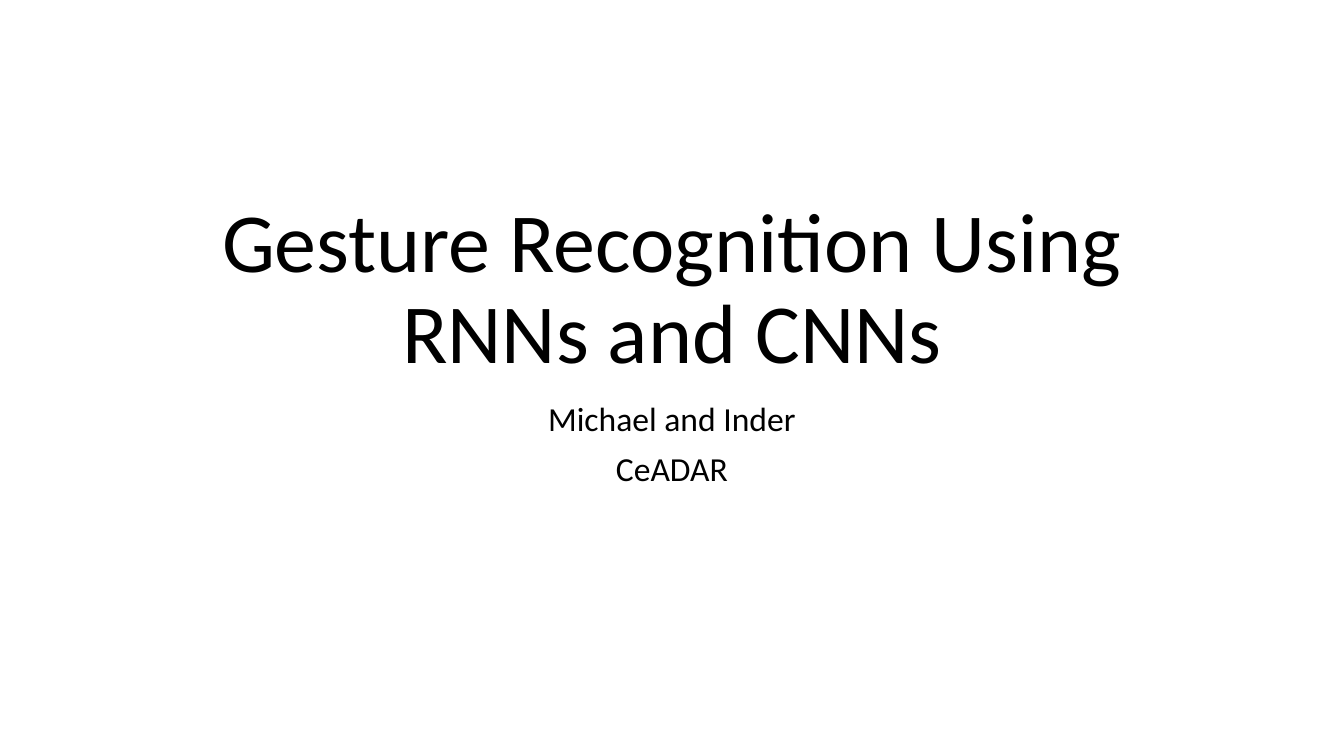
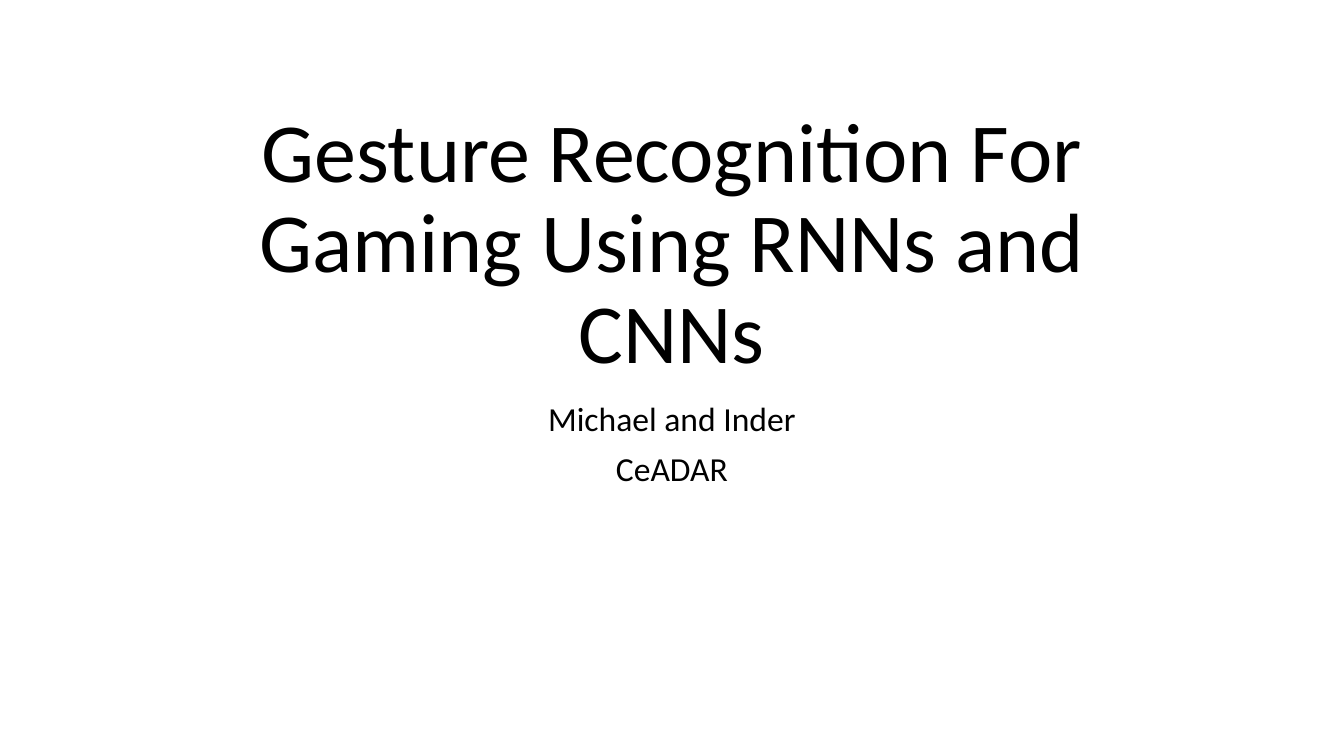
Before and after one commit to Inder95/CeADAR---Gesture-Recognition, a slide deck: slide 1 of CeADAR-Gesture_presentation.ppt. Drawn at 1344x756 pixels with LibreOffice and Linux fonts; fonts in the diff are those of the drawing. Boxes give left, top, right and bottom in pixels: in the first picture for what was removed or moved away, otherwise in the second. Text is boxed around its words. In the diff, an @@ line names an element or a change of style, - is before the commit and + after.

```diff
--- a/CeADAR-Gesture_presentation.ppt
+++ b/CeADAR-Gesture_presentation.ppt
@@ title at box(259, 124, 1083, 364): text changed @@
-Gesture Recognition Using RNNs and CNNs
+Gesture Recognition For Gaming Using RNNs and CNNs
```
Also in this commit, not shown: 1 other slide changed, 2 slides added, 1 slide removed.
